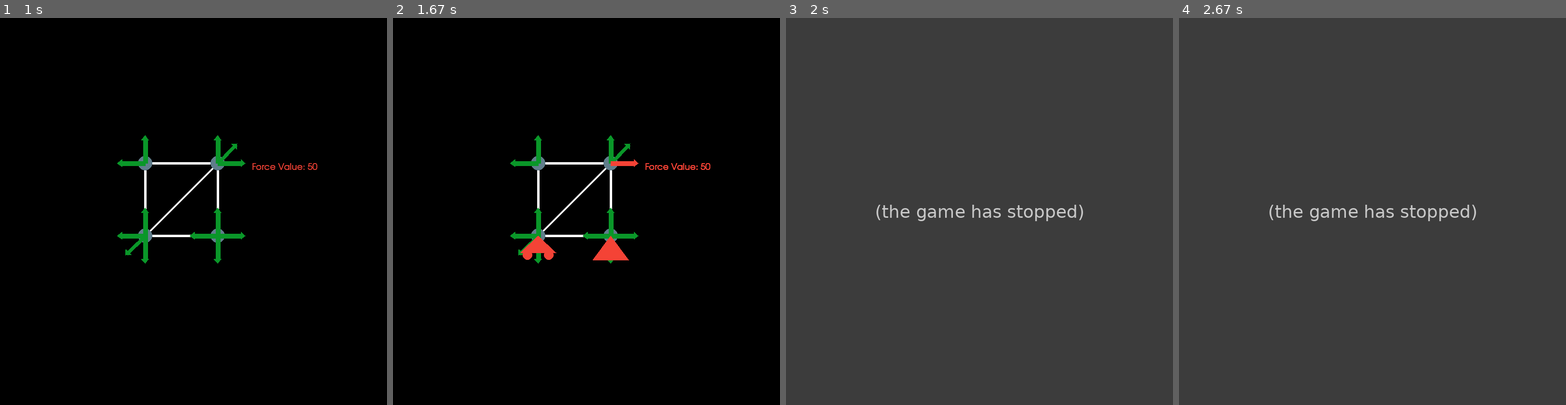
Above: before the commit, frames 1-4 (left to right).
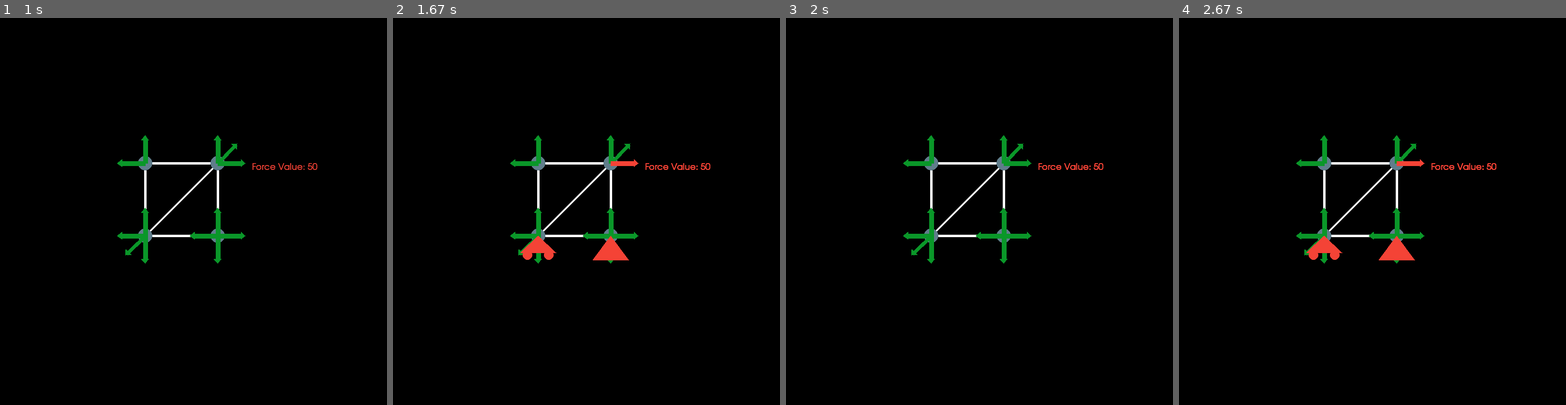
Above: after the commit, the same moments.

Repository: vinnnyr/Vinny-Truss-Solver
Game: pygame game, started from newMain.py
Two runs of this game, one before a commit and one after it. Both use one fixed random seed, a clock stepped at 60 frames per second and the inputs below. The source is Python 2; it was converted automatically to run under Python 3.
Inputs (mouse positions are in pixels of both pictures, inside the frame that each line leads up to):
- Up to frame 1 (1 s): hold A 0.33-0.87 s; move the mouse to (178, 226) at 0.37 s; hold S from 0.9 s (still down)
- Up to frame 2 (1.67 s): release S at 1.2 s; hold A 1.23-1.63 s
- Up to frame 3 (2 s): hold S from 1.67 s (still down)
- Up to frame 4 (2.67 s): release S at 2.03 s; hold A 2.07-2.53 s; hold A from 2.57 s (still down)

Frames 1-2 are identical in both runs. In frame 3, 100% of the frame differs, in the area x 0-100%, y 0-100%; in frame 4, 100%.
Error before the commit: ValueError: all the input array dimensions except for the concatenation axis must match exac...; the game stopped at 1.67 s (later frames are placeholders)

Commit message:
Added attributes to Member Class, commented out SolveSys func

Diff:
--- a/newMain.py
+++ b/newMain.py
@@ -10,7 +10,7 @@
 
 #Class Definitions 7/1/17
 #Each Node has coordinates and ID
-#Member has ID, toNode and fromNode and then dx,dy, and length,
+#Member has ID, toNode (endNode) and fromNode (startNode) and then dx,dy, and length,
 #Reactions have id,node,and direction
 #External forces have force mag, direction, and node
 
@@ -46,7 +46,7 @@
         else:  # No membList population, start one.
             self.addMemb((mouseX, mouseY))
 
-    def createForce(self, pos, type):
+    def createForce(self, pos, type): #This is where Force IDs are created
         global forceCount
         var = checkCollide(self.structNodes, pos, 50)
         if var:
@@ -187,6 +187,14 @@
             # print(len(self.nodeList))
             self.addNode(self.endPos, False)
         (self.x, self.y) = self.endPos
+        self.calc()
+
+    def calc(self):
+        (x1,y1)=self.startNode.pos
+        (x2,y2)=self.endNode.pos
+        self.dx=x2-x1
+        self.dy=y2-y1
+        self.length=math.sqrt(self.dx**2 + self.dy**2)
 
     def display(self):
         if self.moving:
@@ -413,95 +421,82 @@
 
 
 def solveSys(struct):
-    global forceCount
-    global forceList
-    print("Force Count: " + str(forceCount))
-    # TO DO:
-    # Check if structure is statically determinate!!!!!!!!!
-    # Step 1:
-    # Must form a  matrix of the form:
-    #         Force1 Force2 Force3 Reaction1 Reaction2 Reaction3 External...
-    # Node1(x)
-    # Node1(y)
-    # Node2(x)
-    # Node2(y)
-    #     .
-    #     .
-    #     .
-    for i in range(0, forceCount):  # Padding the main Array. This row of zeros will be deleted down below
-        struct.array = np.append(struct.array, 0)
-    for n in struct.structNodes:
-        # This section pads each array with zeros
-        for i in range(0, forceCount):
-            n.xList.append(0)
-            n.yList.append(0)
-        # print(n.xList)
-        for f in n.forceList:
-            tempName = str(f.__class__.__name__)
-            forceList=forceList+[f]
-            # print("Force Type:" + tempName)
-            # print("Force ID: " + str(f.id))
-            # print("Value:" + str(f.value))
-            # print("Angle:" + str(f.theta))
-            # print("\n")
-            if f.value == '?':
-                tempValue = 1
-            else:
-                tempValue= 1
-                #tempValue = f.value
-            if f.theta.__class__.__name__ == "list": #If has two vectors assc. with it
-                tempT1 = math.radians(f.theta[0])
-                tempT2 = math.radians(f.theta[1])
-                n.xList[f.id - 1] = tempValue * math.cos(tempT1)
-                n.yList[f.id - 1] = tempValue * math.sin(tempT2)
-            else:
-                tempTheta = math.radians(f.theta)
-                n.xList[f.id - 1] = tempValue * math.cos(tempTheta)
-                n.yList[f.id - 1] = tempValue * math.sin(tempTheta)
-        # print("Lists:")
-        if len(n.xList) == 0 or len(n.yList) == 0:
-            print("what happened?????????????")
-        else:
-            # print(n.xList)
-            # print(n.yList)
-            n.array = np.vstack((np.asarray(n.xList), np.asarray(n.yList)))
-            # print(n.array)
-            struct.array = np.vstack((struct.array, n.array))
-            #print(struct.array.shape)
-        print("----")
-    struct.array = np.delete(struct.array, (0), axis=0)  # This deletes the intial row I created up above
-    print(struct.array)
-    print(struct.array.shape)
-
-    populateForceDict()
-    ## Now will try to generate the right hand side of the eqn:
-    #print("This is len of forceList: " + str(len(forceList)))
-    rightSideArray=np.array([0])
-    for i in range(1,forceCount):
-        if forceDict[i].__class__.__name__=='VectorForce':
-            rightSideArray = np.vstack((rightSideArray, np.asarray(forceDict[i].value)))
-        else:
-            rightSideArray=np.vstack((rightSideArray,np.asarray(0)))
-    print(rightSideArray)
-    print(forceCount)
-    print(np.divide(struct.array,rightSideArray))
+    # global forceCount
+    # global forceList
+    # print("Force Count: " + str(forceCount))
+    # # TO DO:
+    # # Check if structure is statically determinate!!!!!!!!!
+    # # Step 1:
+    # # Must form a  matrix of the form:
+    # #         Force1 Force2 Force3 Reaction1 Reaction2 Reaction3 External...
+    # # Node1(x)
+    # # Node1(y)
+    # # Node2(x)
+    # # Node2(y)
+    # #     .
+    # #     .
+    # #     .
+    # for i in range(0, forceCount):  # Padding the main Array. This row of zeros will be deleted down below
+    #     struct.array = np.append(struct.array, 0)
+    # for n in struct.structNodes:
+    #     # This section pads each array with zeros
+    #     for i in range(0, forceCount):
+    #         n.xList.append(0)
+    #         n.yList.append(0)
+    #     # print(n.xList)
+    #     for f in n.forceList:
+    #         tempName = str(f.__class__.__name__)
+    #         forceList=forceList+[f]
+    #         # print("Force Type:" + tempName)
+    #         # print("Force ID: " + str(f.id))
+    #         # print("Value:" + str(f.value))
+    #         # print("Angle:" + str(f.theta))
+    #         # print("\n")
+    #         if f.value == '?':
+    #             tempValue = 1
+    #         else:
+    #             tempValue= 1
+    #             #tempValue = f.value
+    #         if f.theta.__class__.__name__ == "list": #If has two vectors assc. with it
+    #             tempT1 = math.radians(f.theta[0])
+    #             tempT2 = math.radians(f.theta[1])
+    #             n.xList[f.id - 1] = tempValue * math.cos(tempT1)
+    #             n.yList[f.id - 1] = tempValue * math.sin(tempT2)
+    #         else:
+    #             tempTheta = math.radians(f.theta)
+    #             n.xList[f.id - 1] = tempValue * math.cos(tempTheta)
+    #             n.yList[f.id - 1] = tempValue * math.sin(tempTheta)
+    #     # print("Lists:")
+    #     if len(n.xList) == 0 or len(n.yList) == 0:
+    #         print("what happened?????????????")
+    #     else:
+    #         # print(n.xList)
+    #         # print(n.yList)
+    #         n.array = np.vstack((np.asarray(n.xList), np.asarray(n.yList)))
+    #         # print(n.array)
+    #         struct.array = np.vstack((struct.array, n.array))
+    #         #print(struct.array.shape)
+    #     print("----")
+    # struct.array = np.delete(struct.array, (0), axis=0)  # This deletes the intial row I created up above
+    # print(struct.array)
+    # print(struct.array.shape)
+    #
+    # populateForceDict()
+    # ## Now will try to generate the right hand side of the eqn:
+    # #print("This is len of forceList: " + str(len(forceList)))
+    # rightSideArray=np.array([0])
+    # for i in range(1,forceCount):
+    #     if forceDict[i].__class__.__name__=='VectorForce':
+    #         rightSideArray = np.vstack((rightSideArray, np.asarray(forceDict[i].value)))
+    #     else:
+    #         rightSideArray=np.vstack((rightSideArray,np.asarray(0)))
+    # print(rightSideArray)
+    # print(forceCount)
+    # print(np.divide(struct.array,rightSideArray))
+    pass
 
 def populateForceDict():
-    global forceList
-    global forceDict
-    for f in forceList:
-        # print("---------------------------")
-        # print("Force Number: " + str(forceList.index(f)))
-        # print("Force Class: " + str(f.__class__.__name__))
-        # print("Force ID: " + str(f.id))
-        # print("Force Pos: " + str(f.pos))
-        if f.id in forceDict:#If forceID is alreayd in dicitonary, add a list in it's place
-            temp=forceDict[f.id]
-            forceDict[f.id]=[f,temp]
-        else:
-            forceDict[f.id]=f
-    print(forceDict)
-
+    pass
 
 # Pygame Stuff
 pygame.init()
